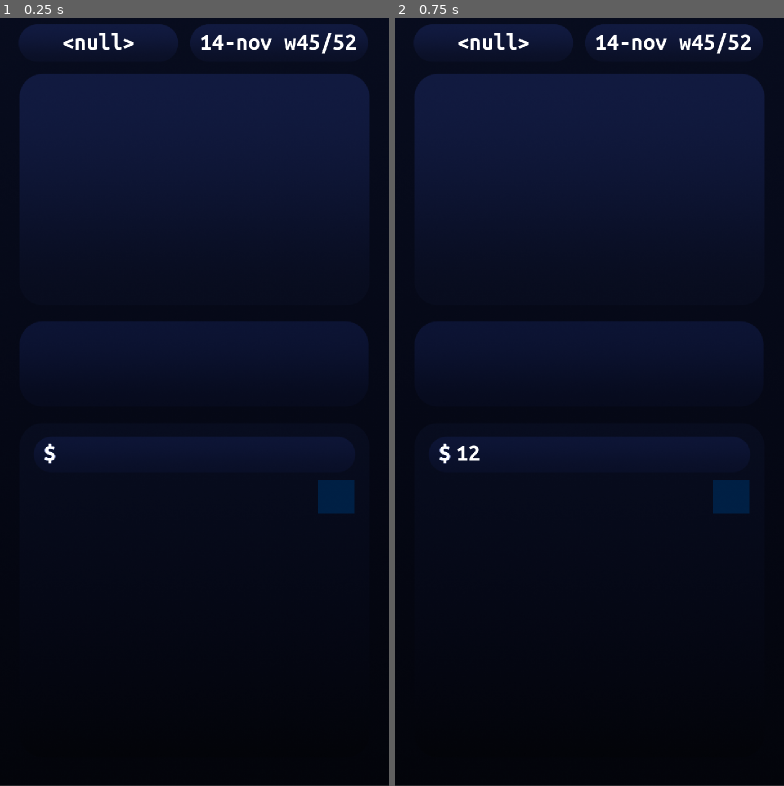
Above: before the commit, frames 1-2 (left to right).
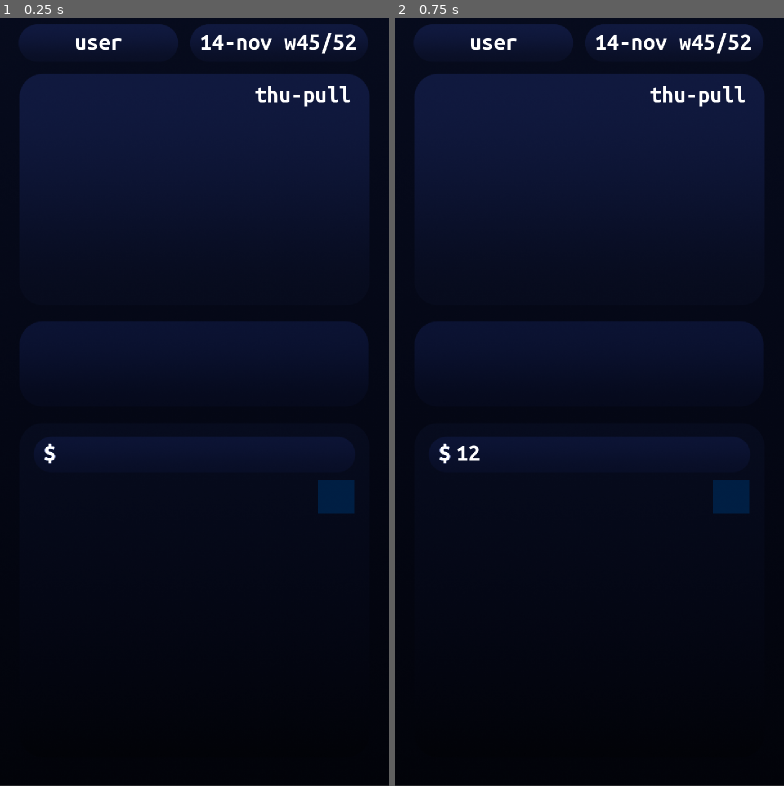
Above: after the commit, the same moments.

Repository: Kono-o/KonOS
Game: Godot game, scene res://scenes/app.tscn
Two runs of this game, one before a commit and one after it. Both use one fixed random seed, a clock stepped at 60 frames per second and the inputs below.
Inputs (mouse positions are in pixels of both pictures, inside the frame that each line leads up to):
- Up to frame 1 (0.25 s): no input
- Up to frame 2 (0.75 s): click (597, 455) at 0.52 s; type "12" at 0.6 s

The runs differ from the first frame. In frame 1, 0.4% of the frame differs, in the area x 16-90%, y 1-12%; in frame 2, 0.4%.
Error before the commit: Invalid type in function 'store_string' in base 'FileAccess'. Cannot convert argument 1 from Nil to String. (res://scripts/username.gd:11)

Commit message:
workout label

Diff:
--- a/project.godot
+++ b/project.godot
@@ -31,8 +31,8 @@
 [rendering]
 
 textures/canvas_textures/default_texture_filter=0
-renderer/rendering_method="mobile"
 textures/vram_compression/import_etc2_astc=true
 textures/default_filters/anisotropic_filtering_level=1
 anti_aliasing/screen_space_roughness_limiter/amount=1.15
 anti_aliasing/screen_space_roughness_limiter/limit=0.29
+viewport/hdr_2d=true
--- a/scenes/app.tscn
+++ b/scenes/app.tscn
@@ -8,8 +8,14 @@
 [ext_resource type="Texture2D" uid="uid://d3biwnygqhhf7" path="res://sprites/on.png" id="4_2xoke"]
 [ext_resource type="Script" path="res://scripts/username.gd" id="4_pfvb5"]
 [ext_resource type="Script" path="res://scripts/date.gd" id="4_t2a4h"]
+[ext_resource type="Script" path="res://scripts/day.gd" id="6_wo8ad"]
 
 [sub_resource type="LabelSettings" id="LabelSettings_2sgqu"]
+font = ExtResource("3_k0n6d")
+font_size = 67
+shadow_size = 0
+
+[sub_resource type="LabelSettings" id="LabelSettings_8p1od"]
 font = ExtResource("3_k0n6d")
 font_size = 67
 
@@ -46,17 +52,26 @@
 offset_top = 121.0
 offset_right = 459.0
 offset_bottom = 196.0
-text = "null"
+text = "_____"
 label_settings = SubResource("LabelSettings_2sgqu")
 horizontal_alignment = 1
 script = ExtResource("4_pfvb5")
+
+[node name="DayLabel" type="Label" parent="UI"]
+offset_left = 707.0
+offset_top = 267.0
+offset_right = 1013.0
+offset_bottom = 361.0
+text = "___-____"
+label_settings = SubResource("LabelSettings_8p1od")
+script = ExtResource("6_wo8ad")
 
 [node name="DateLabel" type="Label" parent="UI"]
 offset_left = 552.0
 offset_top = 121.0
 offset_right = 994.0
 offset_bottom = 196.0
-text = "00 nul w00/52"
+text = "__ ___ __/52"
 label_settings = SubResource("LabelSettings_2sgqu")
 horizontal_alignment = 1
 script = ExtResource("4_t2a4h")
@@ -93,5 +108,6 @@
 stretch_mode = 1
 script = ExtResource("3_oqjfv")
 
+[connection signal="send_day" from="UI/DateLabel" to="UI/DayLabel" method="_on_date_label_send_day"]
 [connection signal="button_up" from="UI/Buttons/EnterButton" to="UI/Buttons/EnterButton" method="_on_button_up"]
 [connection signal="update_name" from="UI/Buttons/EnterButton" to="UI/UsernameLabel" method="_on_enter_button_update_name"]
--- a/scripts/date.gd
+++ b/scripts/date.gd
@@ -2,11 +2,14 @@
 
 const MONTH_NAME_ARRAY = ["nul","jan","feb","mar","apr","may","jun","jul","aug","sep","oct","nov","dec"]
 const MONTH_DUR_ARRAY = [0,31,29,31,30,31,30,31,31,30,31,30,31]
-const WEEK_NAME_ARRAY = ["nul","mon","tue","wed","thu","fri","sat","sun"]
 
 var month = MONTH_NAME_ARRAY[0];
 var yearDay = 0;
 var weekNum = '0';
+
+@onready var DateLabel = get_node("/root/App/UI/DateLabel")
+
+signal send_day(weekDay:int)
 
 func dateConcat():
 
@@ -23,14 +26,13 @@
 		weekNum = str(yearDay/7)
 
 	var date = '%s-%s %s%s%s' % [dateTime['day'],month,'w', weekNum, '/52'] #final concat
+
+	send_day.emit(yearDay%7) #sending day of the week to day.gd
+
 	return str(date)
 
 func dateSet():
-	var DateLabel = get_node("/root/App/UI/DateLabel")
 	DateLabel.text = dateConcat()
 
 func _ready():
 	dateSet()
-
-func _process(delta):
-	pass
--- /dev/null
+++ b/scripts/day.gd
@@ -0,0 +1,9 @@
+extends Label
+
+const WEEK_NAME_ARRAY = ["sun","mon","tue","wed","thu","fri","sat"]
+var WORK_OUT_ARRAY = ["rest","pull","rest","push","pull","legs","push"]
+
+@onready var DayLabel = get_node("/root/App/UI/DayLabel")
+
+func _on_date_label_send_day(weekDay):
+	DayLabel.text = '%s-%s' % [WEEK_NAME_ARRAY[weekDay],WORK_OUT_ARRAY[weekDay]] #mon-rest
--- a/scripts/username.gd
+++ b/scripts/username.gd
@@ -1,35 +1,29 @@
 extends Label
 
-var username
 const DEF_NAME = "user"
+var username = DEF_NAME
 var filePath = "user://name.dat"
 
 @onready var UsernameLabel = get_node("/root/App/UI/UsernameLabel")
 
 func writeName(n):
-	var writeNameFile = FileAccess.open(filePath,FileAccess.WRITE)
-	writeNameFile.store_string(n)
-	print_debug(n + " written")
+	FileAccess.open(filePath,FileAccess.WRITE).store_string(n)
 
 func readName():
 	if FileAccess.file_exists(filePath):
-		var readNameFile = FileAccess.open(filePath,FileAccess.READ)
-		username = readNameFile.get_as_text()
-		if username == "":
-			username = DEF_NAME
-			writeName(DEF_NAME)
-	else:
-		print_debug("username file not found")
-		writeName(DEF_NAME)
-	print_debug(str(username) + " read")
+		username = FileAccess.open(filePath,FileAccess.READ).get_as_text()
+
+	if !FileAccess.file_exists(filePath) or username == "":
+		username = DEF_NAME
+		writeName(username)
+
+func usernameSet(name):
+	UsernameLabel.text = name
+	writeName(name)
+
+func _on_enter_button_update_name(newName):
+	usernameSet(newName)
 
 func _ready():
 	readName()
 	usernameSet(username)
-
-func usernameSet(n):
-	writeName(n)
-	UsernameLabel.text = n
-
-func _on_enter_button_update_name(newName):
-	usernameSet(newName)
Not shown: 1 places in scenes/app.tscn that only renumber resources
